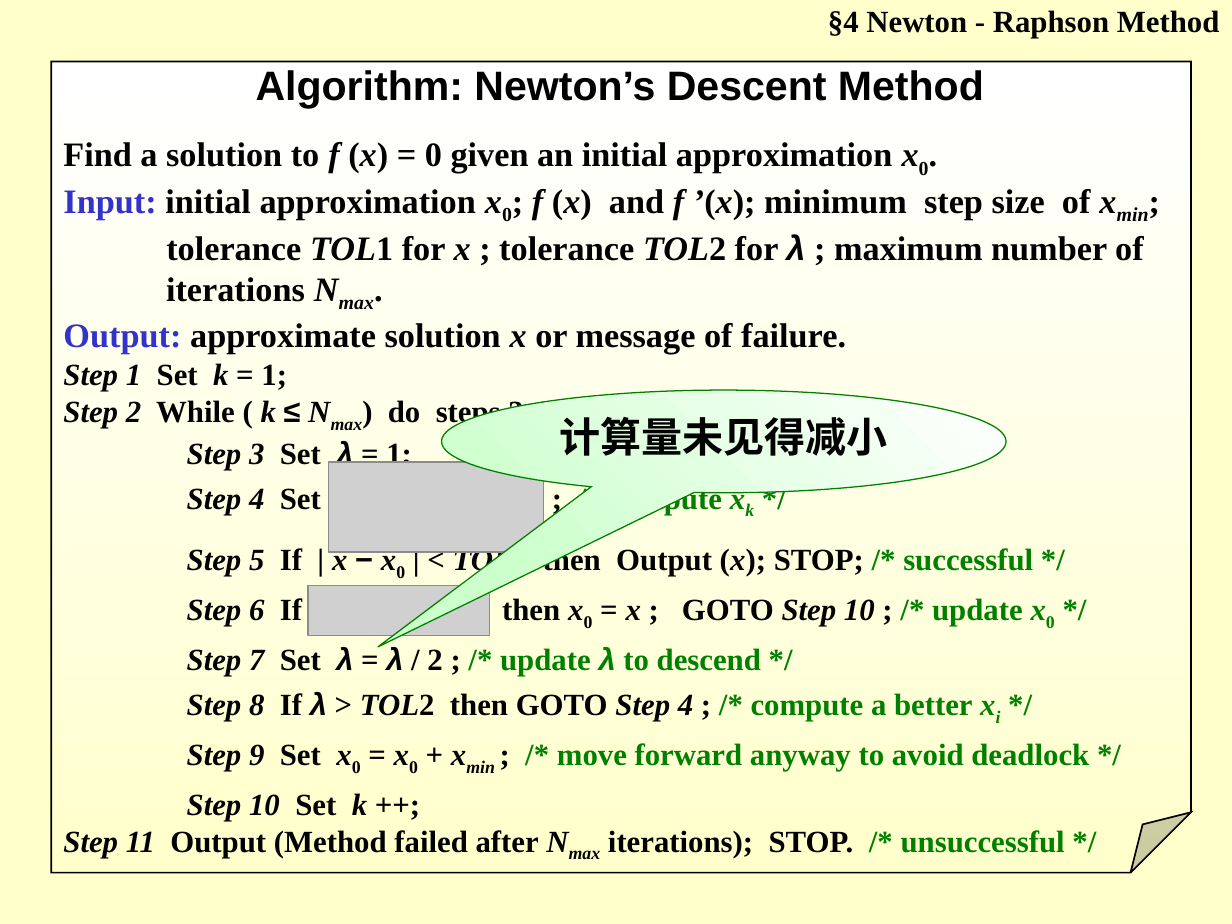
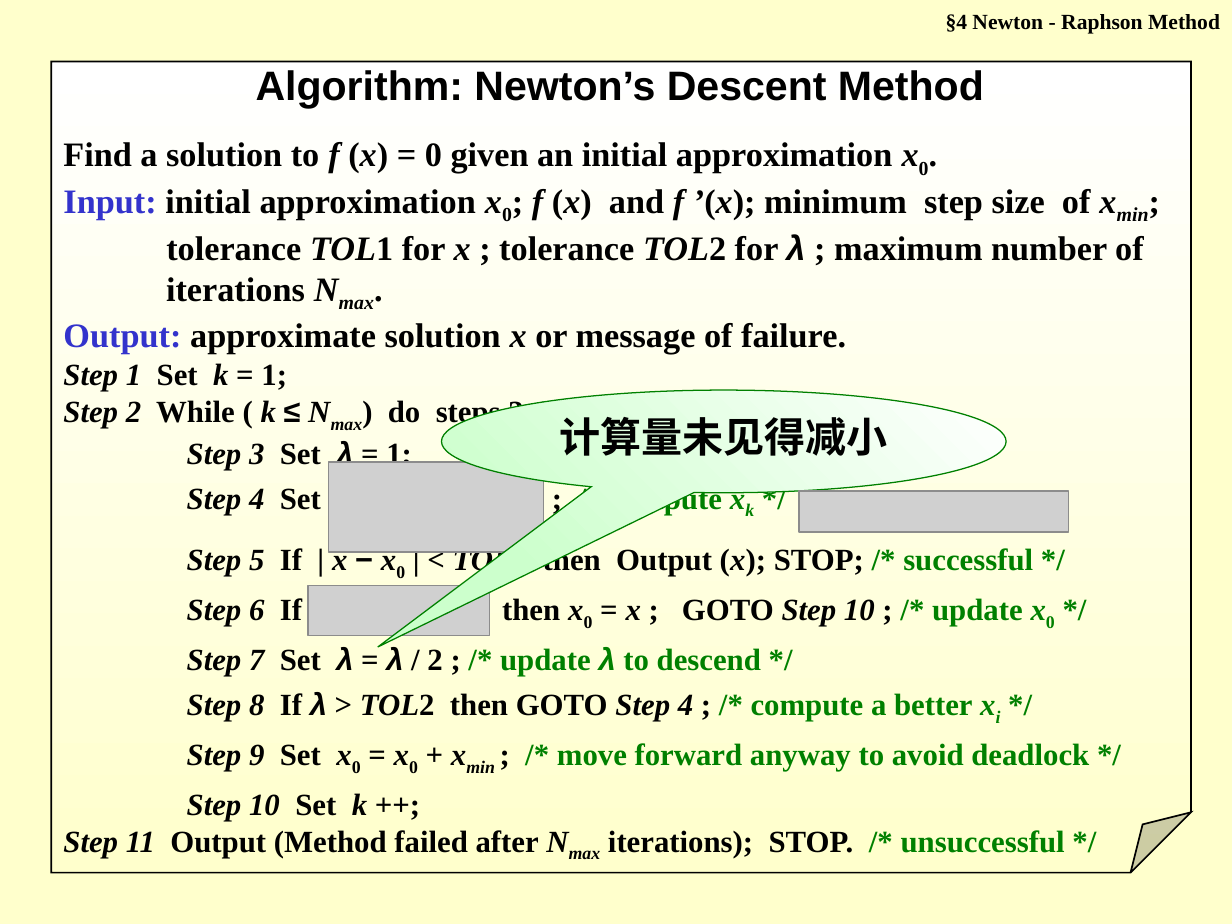
Before and after one commit to shidangda/Advanced-Engineering-Mathematics, a slide deck: slide 11 of NA007b方程求根.ppt. Drawn at 1232x924 pixels with LibreOffice and Linux fonts; fonts in the diff are those of the drawing; grey boxes stand for pictures. Boxes give left, top, right and bottom in pixels: in the first picture for what was removed or moved away, otherwise in the second. Text is boxed around its words. In the diff, an @@ line names an element or a change of style, - is before the commit and + after.

```diff
--- a/NA007b方程求根.ppt
+++ b/NA007b方程求根.ppt
@@ text "§4 Newton - Raphson Method" at bbox=[946, 14, 1220, 34]: size 18 to 12.6 pt @@
@@ picture added at bbox=[800, 492, 1069, 532] @@
```
Also in this commit, not shown: 13 other slides changed, 1 other file.
